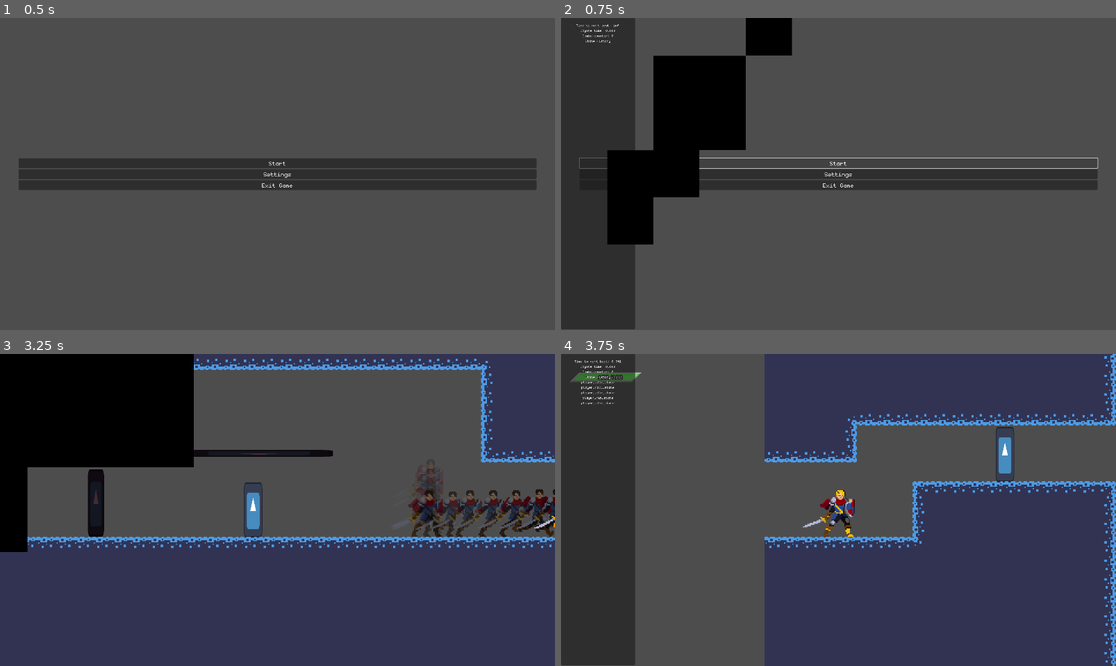
Above: before the commit, frames 1-4 (two rows, left to right).
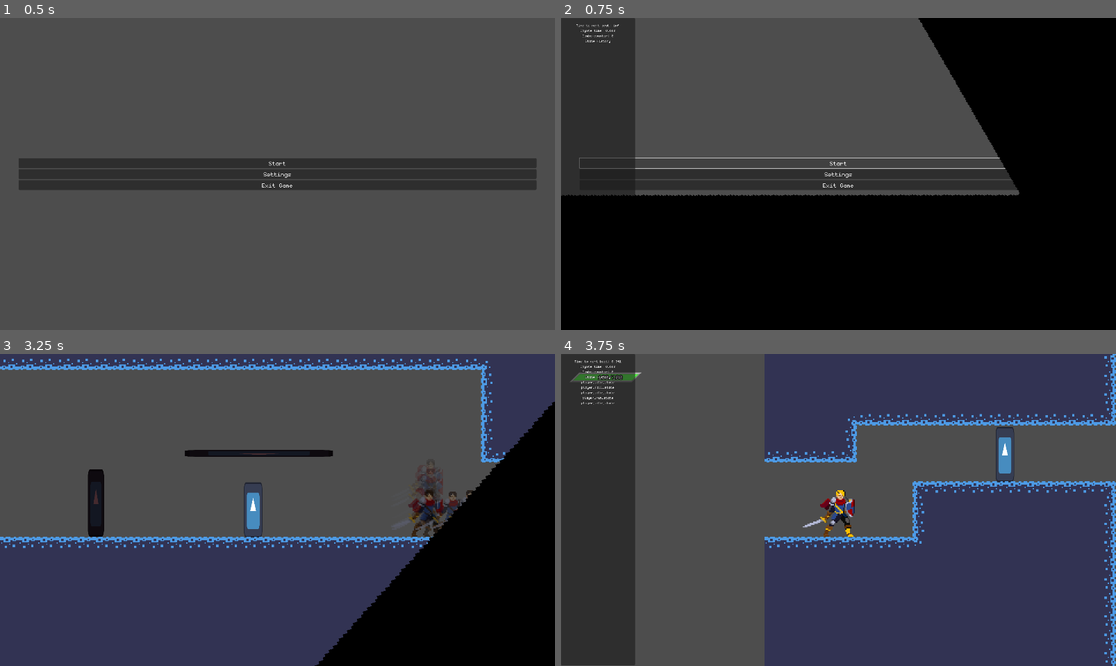
Above: after the commit, the same moments.

Repository: veggie-works/star-gazer
Game: Godot game, scene res://scenes/levels/main_menu/main_menu.tscn
Two runs of this game, one before a commit and one after it. Both use one fixed random seed, a clock stepped at 60 frames per second and the inputs below. The engine's default icon, where the game draws it, is replaced by a stand-in: a white triangle on a blue panel in a dark square. Sound files missing from this copy of the repository are replaced by a short silence.
Inputs (mouse positions are in pixels of both pictures, inside the frame that each line leads up to):
- Up to frame 1 (0.5 s): no input
- Up to frame 2 (0.75 s): click "Start" at 0.5 s
- Up to frame 3 (3.25 s): tap Enter (ui_accept) at 1.25 s; move the mouse to (399, 494) at 1.27 s; hold Right (right) 1.28-2.03 s; hold X (attack) 1.28-2.03 s; click (399, 494) at 1.42 s; tap Z (jump) at 1.52, 2.27 s; move the mouse to (166, 525) at 2.02 s; hold Down (down) 2.03-2.78 s; tap Shift (dodge) at 2.1 s; click (166, 525) at 2.17 s; move the mouse to (333, 441) at 2.77 s; hold Right (right) from 2.78 s (still down); hold X (attack) from 2.78 s (still down); click (333, 441) at 2.92 s
- Up to frame 4 (3.75 s): move the mouse to (810, 572) at 3.52 s; release Right (right) at 3.53 s; release X (attack) at 3.53 s; hold Up (up) from 3.53 s (still down); tap Shift (dodge) at 3.6 s; click (810, 572) at 3.67 s

Frame 1 is identical in both runs. In frame 2, 65% of the frame differs, in the area x 0-100%, y 0-100%; in frame 3, 32%; in frame 4, nothing differs.

Commit message:
Add joystick bindings, change transition shape to triangle

Diff:
--- a/scenes/ui/fader.tscn
+++ b/scenes/ui/fader.tscn
@@ -2,7 +2,7 @@
 
 [ext_resource type="Script" path="res://scripts/ui/fader.gd" id="1_adjyv"]
 [ext_resource type="Shader" path="res://resources/shaders/cutout.gdshader" id="1_hgjx5"]
-[ext_resource type="Texture2D" uid="uid://k2nixdnk0sxy" path="res://resources/textures/fader.tres" id="2_ypn5y"]
+[ext_resource type="Texture2D" uid="uid://upuc18gicea1" path="res://assets/art/ui/triangle.png" id="3_o4ofb"]
 
 [sub_resource type="ViewportTexture" id="ViewportTexture_kixln"]
 viewport_path = NodePath("shape_viewport")
@@ -26,7 +26,19 @@
 "times": PackedFloat32Array(0, 0.25),
 "transitions": PackedFloat32Array(1, 1),
 "update": 0,
-"values": [Vector2(25, 25), Vector2(0, 0)]
+"values": [Vector2(4, 4), Vector2(0, 0)]
+}
+tracks/1/type = "value"
+tracks/1/imported = false
+tracks/1/enabled = true
+tracks/1/path = NodePath("shape_viewport/shape:rotation")
+tracks/1/interp = 1
+tracks/1/loop_wrap = true
+tracks/1/keys = {
+"times": PackedFloat32Array(0, 0.25),
+"transitions": PackedFloat32Array(1, 1),
+"update": 0,
+"values": [0.0, 3.14159]
 }
 
 [sub_resource type="Animation" id="Animation_lxube"]
@@ -43,7 +55,19 @@
 "times": PackedFloat32Array(0, 0.25),
 "transitions": PackedFloat32Array(1, 1),
 "update": 0,
-"values": [Vector2(0, 0), Vector2(25, 25)]
+"values": [Vector2(0, 0), Vector2(4, 4)]
+}
+tracks/1/type = "value"
+tracks/1/imported = false
+tracks/1/enabled = true
+tracks/1/path = NodePath("shape_viewport/shape:rotation")
+tracks/1/interp = 1
+tracks/1/loop_wrap = true
+tracks/1/keys = {
+"times": PackedFloat32Array(0, 0.25),
+"transitions": PackedFloat32Array(1, 1),
+"update": 0,
+"values": [3.14159, 6.28319]
 }
 
 [sub_resource type="AnimationLibrary" id="AnimationLibrary_30yuf"]
@@ -52,7 +76,7 @@
 "fade_out": SubResource("Animation_lxube")
 }
 
-[node name="background" type="ColorRect"]
+[node name="fader" type="ColorRect"]
 editor_description = "Handles fade-in and fade-out transitions."
 visibility_layer = 2
 material = SubResource("ShaderMaterial_jxxx5")
@@ -87,11 +111,12 @@
 anchor_bottom = 1.0
 grow_horizontal = 2
 grow_vertical = 2
-scale = Vector2(1e-05, 1e-05)
+rotation = 6.28319
+scale = Vector2(4, 4)
 pivot_offset = Vector2(960, 540)
 size_flags_horizontal = 4
 size_flags_vertical = 4
-texture = ExtResource("2_ypn5y")
+texture = ExtResource("3_o4ofb")
 expand_mode = 5
 
 [connection signal="animation_finished" from="animator" to="." method="_on_animator_animation_finished"]
--- a/scripts/ui/settings/input_bindings_panel/input_bindings_panel.gd
+++ b/scripts/ui/settings/input_bindings_panel/input_bindings_panel.gd
@@ -13,7 +13,8 @@
 		input_rebinder.action_name = action
 		input_rebinder.key_rebound.connect(on_key_rebound)
 		input_rebinder.mouse_rebound.connect(on_mouse_rebound)
-		input_rebinder.joypad_rebound.connect(on_joypad_rebound)
+		input_rebinder.joystick_rebound.connect(on_joystick_rebound)
+		input_rebinder.joypad_button_rebound.connect(on_joypad_button_rebound)
 		rebinders_container.add_child(input_rebinder)
 		rebinders_container.move_child(input_rebinder, rebinders_container.get_child_count() - 2)
 
@@ -47,8 +48,22 @@
 				for rebinder: InputRebinder in found_rebinders:
 					rebinder.clear_key_and_mouse_bindings()
 
-## Callback for when an input rebinder's joypad is rebound
-func on_joypad_rebound(action_name: String, button: InputEventJoypadButton) -> void:
+## Callback for when an input rebinder's joystick is rebound
+func on_joystick_rebound(action_name: String, joystick: InputEventJoypadMotion) -> void:
+	for action: String in InputMap.get_actions():
+		if action == action_name:
+			continue
+		var events: Array[InputEvent] = InputMap.action_get_events(action)
+		for event: InputEvent in events:
+			if event is InputEventJoypadMotion and event.axis == joystick.axis:
+				var found_rebinders: Array[Node] = rebinders_container.get_children().filter(
+					func(child): return child is InputRebinder and child.action_name == action)
+				for rebinder: InputRebinder in found_rebinders:
+					rebinder.clear_joypad_bindings()
+
+
+## Callback for when an input rebinder's joypad button is rebound
+func on_joypad_button_rebound(action_name: String, button: InputEventJoypadButton) -> void:
 	for action: String in InputMap.get_actions():
 		if action == action_name:
 			continue
--- a/scripts/ui/settings/input_bindings_panel/input_rebinder.gd
+++ b/scripts/ui/settings/input_bindings_panel/input_rebinder.gd
@@ -8,8 +8,10 @@
 signal key_rebound(action_name: String, key: InputEventKey)
 ## Emitted when the mouse button event is rebound
 signal mouse_rebound(action_name: String, button: InputEventMouseButton)
-## Emitted when the joypad event is rebound
-signal joypad_rebound(action_name: String, button: InputEventJoypadButton)
+## Emitted when the joystick event is rebound
+signal joystick_rebound(action_name: String, button: InputEventJoypadMotion)
+## Emitted when the joypad button event is rebound
+signal joypad_button_rebound(action_name: String, button: InputEventJoypadButton)
 
 ## The name of the input action that this UI will rebind
 var action_name: StringName
@@ -25,7 +27,7 @@
 var rebinding_key_or_mouse_button: bool
 
 ## Whether the input action is currently being rebound to a joypad button
-var rebinding_joypad_button: bool
+var rebinding_joypad: bool
 
 func _ready() -> void:
 	var action_label = rebinder_container.get_node("action_label")
@@ -40,16 +42,16 @@
 	elif key_or_mouse_input_actions[0] is InputEventMouseButton:
 		rebind_key_or_mouse_button.text = key_or_mouse_input_actions[0].as_text()
 
-	var joypad_input_actions = action_events.filter(func(event): return event is InputEventJoypadButton)
+	var joypad_input_actions = action_events.filter(func(event): return event is InputEventJoypadButton or event is InputEventJoypadMotion)
 	if len(joypad_input_actions) <= 0:
 		rebind_joy_button.text = "None"
-	elif joypad_input_actions[0] is InputEventJoypadButton:
+	elif joypad_input_actions[0] is InputEventJoypadButton or joypad_input_actions[0] is InputEventJoypadMotion:
 		rebind_joy_button.text = joypad_input_actions[0].as_text()
 
 func _input(event: InputEvent) -> void:
 	if event.is_action_pressed("ui_cancel"):
 		rebinding_key_or_mouse_button = false
-		rebinding_joypad_button = false
+		rebinding_joypad = false
 		enable_rebind_buttons()
 		return
 
@@ -60,9 +62,9 @@
 		elif event is InputEventMouseButton:
 			rebind_mouse_button(event)
 			rebinding_key_or_mouse_button = false
-	elif rebinding_joypad_button and event is InputEventJoypadButton:
+	elif rebinding_joypad and event is InputEventJoypadButton:
 		rebind_joypad_button(event)
-		rebinding_joypad_button = false
+		rebinding_joypad = false
 
 ## Clear the current key or mouse button bindings
 func clear_key_and_mouse_bindings() -> void:
@@ -82,7 +84,12 @@
 ## Clear the current joypad button bindings
 func clear_joypad_bindings() -> void:
 	var events: Array[InputEvent] = InputMap.action_get_events(action_name)
+	var current_joysticks: Array[InputEvent] = events.filter(func(action): return action is InputEventJoypadMotion)
 	var current_joypad_buttons: Array[InputEvent] = events.filter(func(action): return action is InputEventJoypadButton)
+	for joystick: InputEventJoypadMotion in current_joysticks:
+		InputMap.action_erase_event(action_name, joystick)
+		if SaveManager.settings.input_events.has(action_name):
+			SaveManager.settings.input_events[action_name].erase(joystick)
 	for button: InputEventJoypadButton in current_joypad_buttons:
 		InputMap.action_erase_event(action_name, button)
 		if SaveManager.settings.input_events.has(action_name):
@@ -118,6 +125,20 @@
 	enable_rebind_buttons()
 	mouse_rebound.emit(action_name, mouse_button)
 
+## Rebind a joystick on a game controllerr
+func rebind_joystick(joystick: InputEventJoypadMotion) -> void:
+	var current_joysticks: Array[InputEvent] = InputMap.action_get_events(action_name).filter(func(action): return action is InputEventJoypadMotion)
+	for stick: InputEventJoypadMotion in current_joysticks:
+		InputMap.action_erase_event(action_name, stick)
+	InputMap.action_add_event(action_name, joystick)
+	if SaveManager.settings.input_events.has(action_name):
+		SaveManager.settings.input_events[action_name].append(joystick)
+	else:
+		SaveManager.settings.input_events[action_name] = [joystick]
+	rebind_joy_button.text = joystick.as_text()
+	enable_rebind_buttons()
+	joystick_rebound.emit(action_name, joystick)
+
 ## Rebind a joypad button on a game controllerr
 func rebind_joypad_button(joypad_button: InputEventJoypadButton) -> void:
 	var current_joypad_buttons: Array[InputEvent] = InputMap.action_get_events(action_name).filter(func(action): return action is InputEventJoypadButton)
@@ -130,12 +151,12 @@
 		SaveManager.settings.input_events[action_name] = [joypad_button]
 	rebind_joy_button.text = joypad_button.as_text()
 	enable_rebind_buttons()
-	joypad_rebound.emit(action_name, joypad_button)
+	joypad_button_rebound.emit(action_name, joypad_button)
 
 func _on_rebind_key_or_mouse_button_pressed() -> void:
 	rebinding_key_or_mouse_button = true
 	enable_rebind_buttons(false)
 
 func _on_rebind_joypad_button_pressed() -> void:
-	rebinding_joypad_button = true
+	rebinding_joypad = true
 	enable_rebind_buttons(false)
Binary file added: assets/art/ui/triangle.png
Not shown, added: assets/art/ui/triangle.png.import
